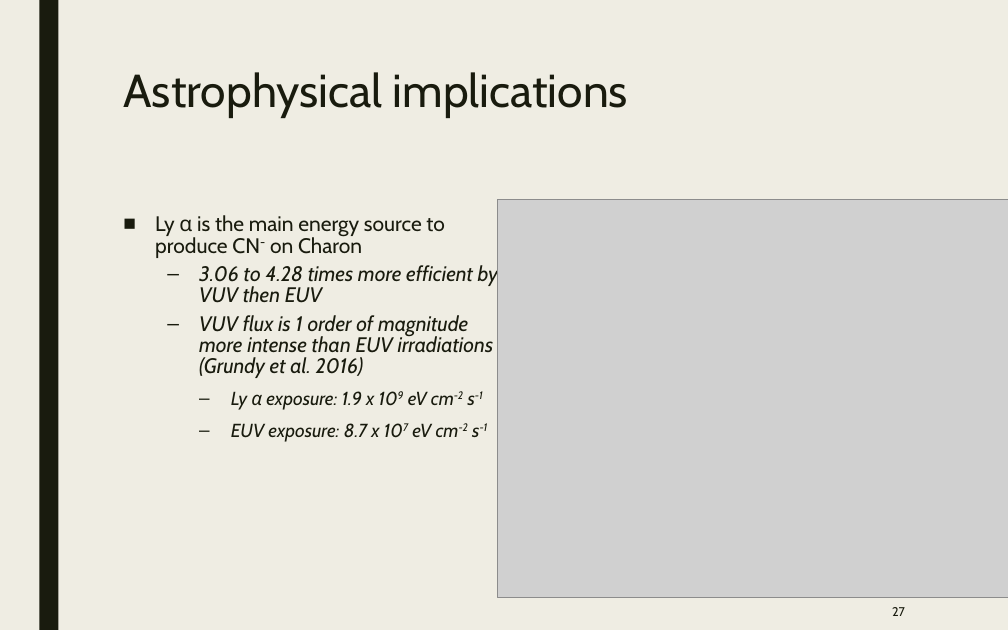
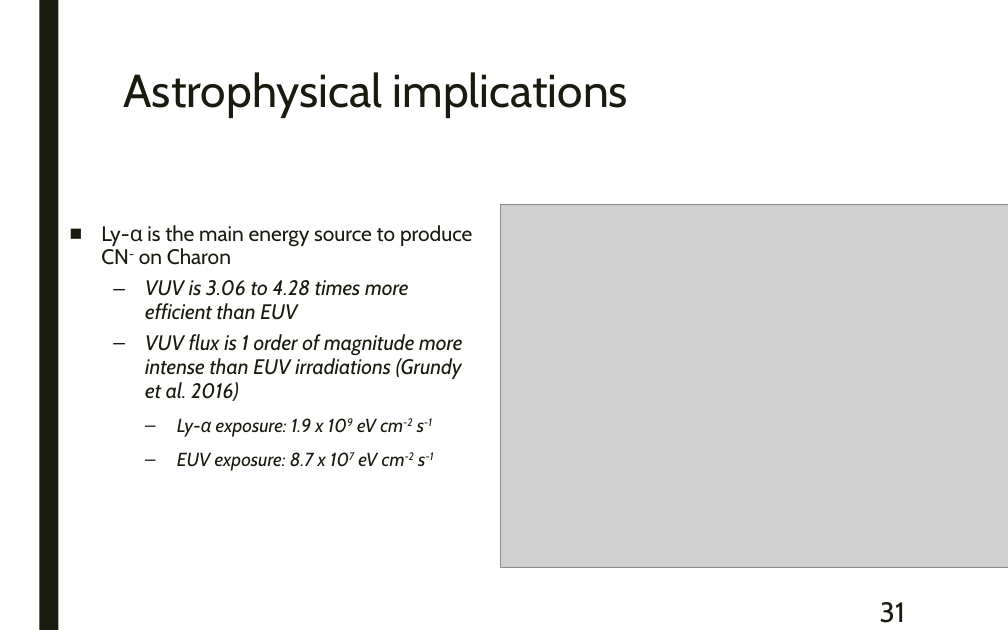
Before and after one commit to samuello1228/lily, a slide deck: slide 31 of doc/VUV and EUV irradiation of CH4 + NH3.pptx (slide 27 before the commit). Drawn at 1008x630 pixels with LibreOffice and Linux fonts; fonts in the diff are those of the drawing; grey boxes stand for pictures. Boxes give left, top, right and bottom in pixels: in the first picture for what was removed or moved away, otherwise in the second. Text is boxed around its words. In the diff, an @@ line names an element or a change of style, - is before the commit and + after.

```diff
--- a/doc/VUV and EUV irradiation of CH4 + NH3.pptx
+++ b/doc/VUV and EUV irradiation of CH4 + NH3.pptx
@@ background #EFEDE3 to #FFFFFF @@
@@ picture: place and size @@
-picture at <box>497,200,1008,598</box>
+picture at <box>500,205,1008,568</box>
@@ text "Ly-α is the main energy ...": place and size @@
-text "Ly-α is the main energy ..." at <box>155,215,498,442</box>
+text "Ly-α is the main energy ..." at <box>101,225,472,471</box>
@@ text at <box>101,225,472,320</box>: text changed @@
-■ Ly α is the main energy source to produce CN- on Charon
-  – 3.06 to 4.28 times more efficient by VUV then EUV
+■ Ly-α is the main energy source to produce CN- on Charon
+  – VUV is 3.06 to 4.28 times more efficient than EUV
@@ text at <box>145,334,462,471</box>: line spacing 0.84 to 0.94 @@
@@ text at <box>177,418,432,437</box>: text changed @@
-      – Ly α exposure: 1.9 x 109 eV cm-2 s-1
+      – Ly-α exposure: 1.9 x 109 eV cm-2 s-1
@@ page number at <box>880,602,905,623</box>: text changed; size 9 to 20 pt @@
-27
+31
```
Also in this commit, not shown: 27 other slides changed, 9 slides added, 1 slide removed, 1 other file.
